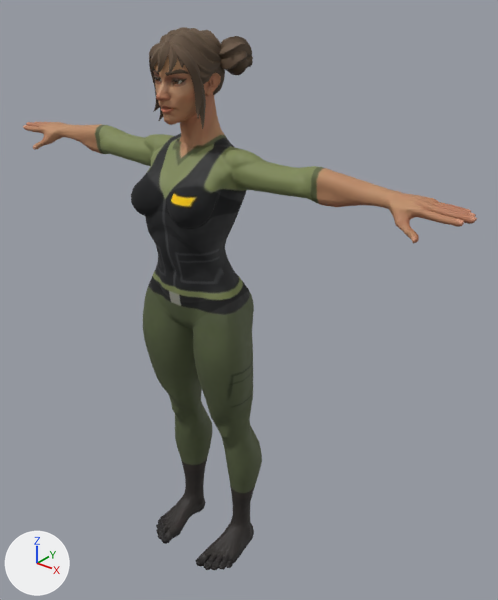
The glTF model public/assets/characters/ana/ana.glb as it was, and as the next commit left it.
Both versions are drawn from a 50 mm lens placed at (1.355, -1.42, 1.929), pointed at (0.103, 0.145, 0.959). Every picture has the same lights, and +X, +Y and +Z are marked at lower left. The older version comes first. Vertices at exactly the same position are counted once.

The first picture shows 'Hair_Buns', 'Superhero_Female' and 2 more.
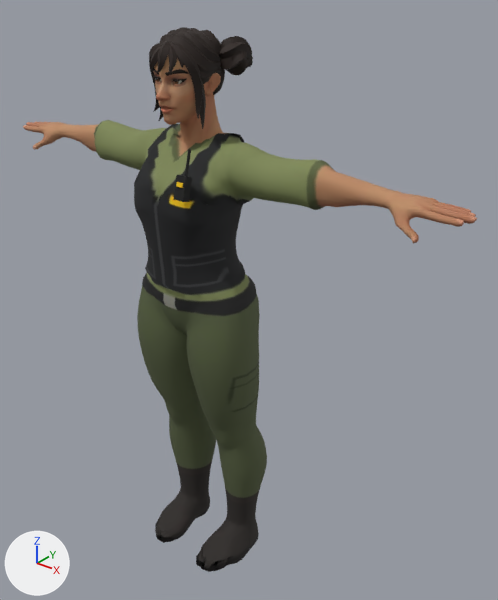
Changed parts and their boxes [x1, y1, x2, y2] in the pictures (498 x 600 px; the box of a moved part takes in the faces that stretch with it):
'Superhero_Female', reshaped
    before: [23, 55, 477, 570]
    after: [23, 55, 477, 572]
'Hair_Buns', surface changed (darker)
    both: [149, 27, 253, 129]
'Gear', added
    after: [174, 149, 192, 202]
part 1 of me_superhero_female, moved or reshaped
    before: [93, 124, 327, 570]
    after: [93, 120, 336, 572]

The change, as a list of edits to the scene's bpy script:
```text
Change mat_mi_hair_2_001:
    where n2 = _N.new('ShaderNodeMix'); n2.name = 'Mix'
    n2.inputs[7].default_value: (0.32, 0.2, 0.12, 1.0) -> (0.0385, 0.0135, 0.00456, 1.0)  # 'B', brown #997c61 -> 'B', brown #371f0e
    remove n4 = _N.new('ShaderNodeNormalMap'); n4.name = 'Normal Map'
    remove n4.uv_map = 'UVMap'
    remove n5 = _N.new('ShaderNodeTexImage'); n5.name = 'Image Texture.001'
    remove n5.image = img_t_hair_2_normal
    where n0 = _N.new('ShaderNodeBsdfPrincipled'); n0.name = 'Principled BSDF'
    remove _L.new(n4.outputs[0], n0.inputs[5])  # 'Normal' to 'Normal'
    remove _L.new(n5.outputs[0], n4.inputs[1])  # 'Color' to 'Color'
Add mat_gear:
    mat_gear = bpy.data.materials.new('Gear')
    mat_gear.use_nodes = True; mat_gear.node_tree.nodes.clear()
    _N = mat_gear.node_tree.nodes; _L = mat_gear.node_tree.links
    n0 = _N.new('ShaderNodeBsdfPrincipled'); n0.name = 'Principled BSDF'
    n0.inputs[2].default_value = 0.8  # 'Roughness'
    n1 = _N.new('ShaderNodeOutputMaterial'); n1.name = 'Material Output'
    n2 = _N.new('ShaderNodeVertexColor'); n2.name = 'Color Attribute'
    _L.new(n0.outputs[0], n1.inputs[0])  # 'BSDF' to 'Surface'
    _L.new(n2.outputs[0], n0.inputs[0])  # 'Color' to 'Base Color'
Change me_superhero_female:
    used by ob_superhero_female; location = (0.0, 0.0, 0.0)
    remove me_superhero_female.from_pydata(...)  # 6408 vertices, 12812 faces; spans x -0.83..0.83, y -0.14..0.16, z -0.01..1.77
    add me_superhero_female.from_pydata(...)  # 6408 vertices, 12812 faces; spans x -0.83..0.83, y -0.14..0.18, z -0.02..1.77
    me_superhero_female part 1: 2978 of 6408 vertices moved; they spanned x -0.43..0.43, y -0.14..0.16, z -0.01..1.5 and now span x -0.42..0.42, y -0.14..0.18, z -0.02..1.51; mean shift (0.0, 0.0, 0.0); largest move (-0.11, -0.06, 0.03) -> (-0.11, -0.11, 0.03)
Add me_gear:
    me_gear.from_pydata(...)  # 30 vertices, 48 faces; spans x 0.088..0.122, y -0.1579..-0.113, z 1.3607..1.4979
    me_gear.materials.append(mat_gear)
Add ob_gear:
    ob_gear = bpy.data.objects.new('Gear', me_gear)
    ob_gear.location = (0.0, 0.0, 0.0)
```
